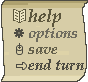
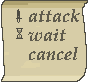
The second 88×82 image is a revision of the first. Changes to its layers:
renamed "help ..." to "txt bg", hid it over [28, 9, 84, 70]
renamed "icons" to "icons_bg", hid it over [13, 9, 27, 70]
added layer "icons attack" above "att txt" over [16, 9, 23, 39]
renamed "Help ... #1" to "att txt", showed it, moved it above "Arrière-plan", painted on it over [28, 9, 81, 70]
